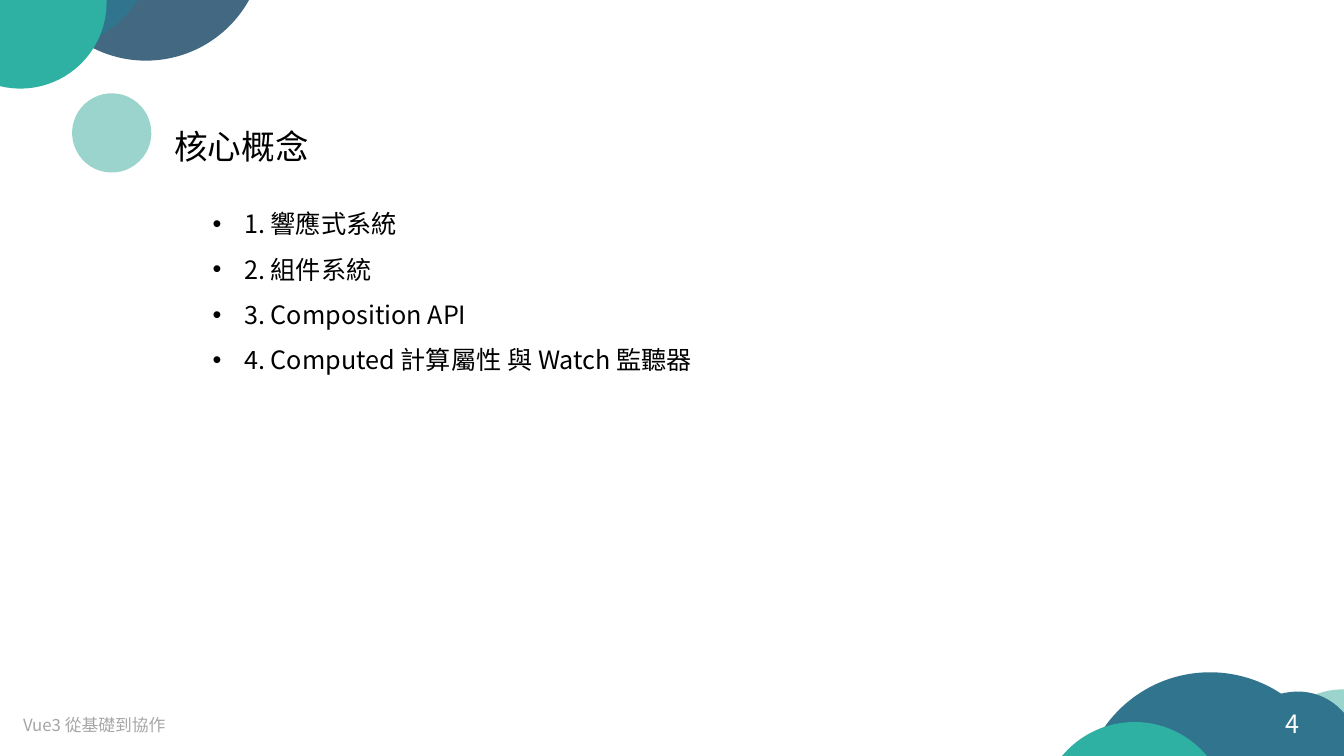
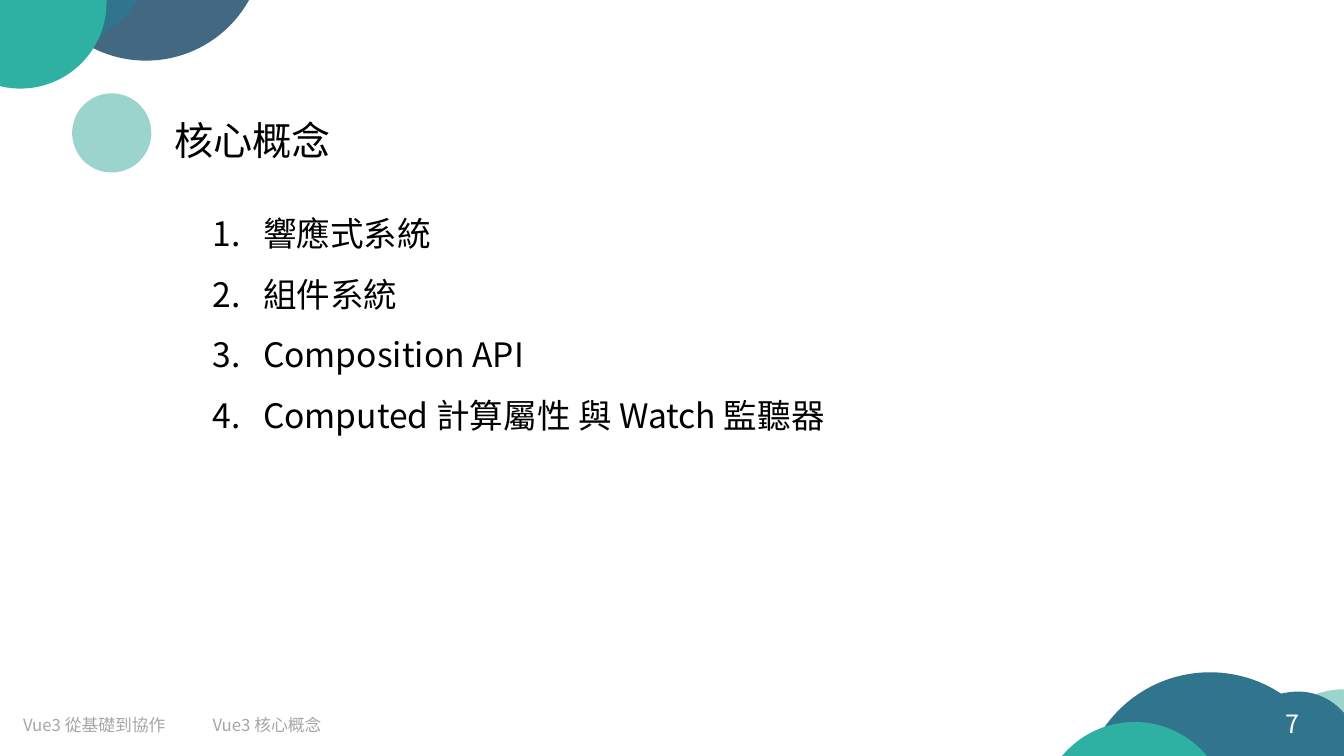
Before and after one commit to arx827/myDrive, a slide deck: slide 7 of Vue.js 從基礎到協作.pptx (slide 4 before the commit). Drawn at 1344x756 pixels with LibreOffice and Linux fonts; fonts in the diff are those of the drawing. Boxes give left, top, right and bottom in pixels: in the first picture for what was removed or moved away, otherwise in the second. Text is boxed around its words. In the diff, an @@ line names an element or a change of style, - is before the commit and + after.

```diff
--- a/Vue.js 從基礎到協作.pptx
+++ b/Vue.js 從基礎到協作.pptx
@@ text "核心概念" moved from (x1=174, y1=130, x2=308, y2=162) to (x1=174, y1=121, x2=331, y2=158) @@
@@ text "核心概念" at (x1=174, y1=121, x2=331, y2=158): size 24 to 28 pt @@
@@ text at (x1=263, y1=217, x2=825, y2=436): text changed; size 18 to 24 pt @@
-• 1. 響應式系統
-• 2. 組件系統
-• 3. Composition API
-• 4. Computed 計算屬性 與 Watch 監聽器
+1. 響應式系統
+2. 組件系統
+3. Composition API
+4. Computed 計算屬性 與 Watch 監聽器
@@ text added at (x1=213, y1=717, x2=321, y2=732), 12 pt, text #A6A6A6 @@
+Vue3 核心概念
@@ page number at (x1=1286, y1=714, x2=1300, y2=733): text changed @@
-4
+7
```
Also in this commit, not shown: 27 other slides changed, 5 slides added, 1 other file.
